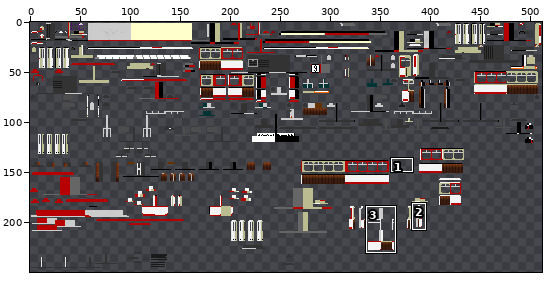
One commit to this sprite sheet: src/main/resources/assets/tc/textures/trains/Duewag_GT6ER_Red.png. Above, an overview of the earlier version with the close-up marked.
Close-up. Earlier state:
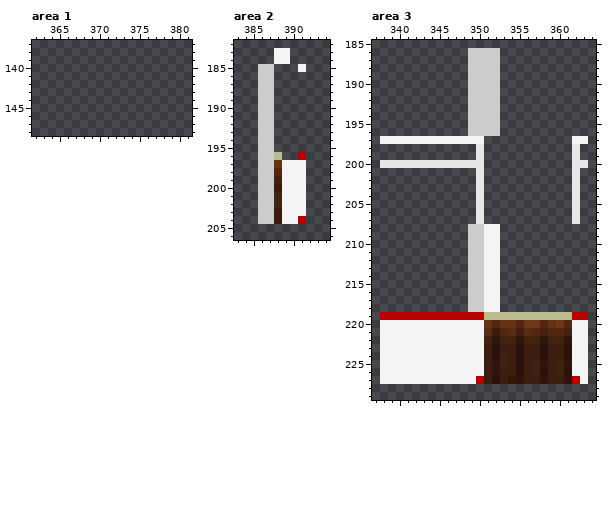
The file is 512x256 pixels. Colours within 5 levels of each other are drawn and written as one. Shown: area 1: x 362..381, y 137..148; area 2: x 383..394, y 182..206; area 3: x 337..364, y 185..229. The wide view leaves out empty margins. The commit also changed other parts of the picture, which this record leaves out.
New version:
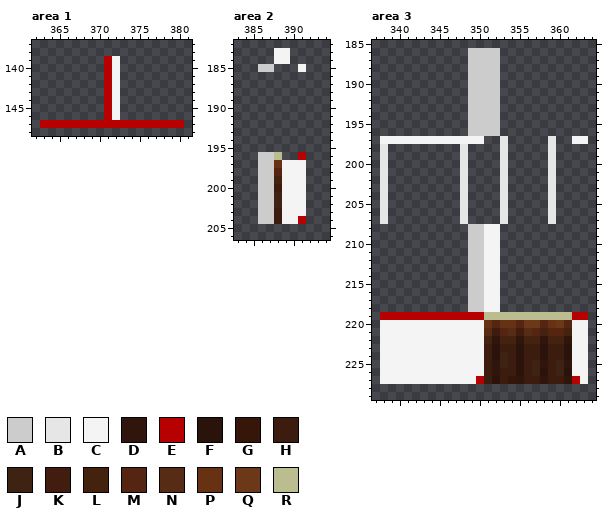
Palette (. is transparent): A #cccccc  B #e6e6e6  C #f4f4f4  D #30150d  E #b70000  F #2a130a  G #361608  H #3c1c0e  J #3e2212  K #421c0f  L #442210  M #562512  N #572c15  P #663213  Q #6c3918  R #bcbc91
Diff:
--- area 1
@@ x 362..381 @@
 138 ....................
-139 ....................
-140 ....................
-141 ....................
-142 ....................
-143 ....................
-144 ....................
-145 ....................
-146 ....................
-147 ....................
+139 .........EC.........
+140 .........EC.........
+141 .........EC.........
+142 .........EC.........
+143 .........EC.........
+144 .........EC.........
+145 .........EC.........
+146 .........EC.........
+147 .EEEEEEEEEEEEEEEEEE.
 148 ....................
--- area 2
@@ x 384..389 @@
 185 ..AA..
-186 ..AA..
-187 ..AA..
-188 ..AA..
-189 ..AA..
-190 ..AA..
-191 ..AA..
-192 ..AA..
-193 ..AA..
-194 ..AA..
-195 ..AA..
+186 ......
+187 ......
+188 ......
+189 ......
+190 ......
+191 ......
+192 ......
+193 ......
+194 ......
+195 ......
 196 ..AAR.
--- area 3
@@ x 337..364 @@
 196 ............AAAA............
-197 .CCCCCCCCCCCCC...........CC.
-198 .............B...........B..
-199 .............B...........B..
-200 .BBBBBBBBBBBBB...........BB.
-201 .............B...........B..
-202 .............B...........B..
-203 .............B...........B..
-204 .............B...........B..
-205 .............B...........B..
-206 .............B...........B..
-207 .............B...........B..
+197 .CCCCCCCCCCCCC..B.....B..CC.
+198 .B.........B....B.....B.....
+199 .B.........B....B.....B.....
+200 .B.........B....B.....B.....
+201 .B.........B....B.....B.....
+202 .B.........B....B.....B.....
+203 .B.........B....B.....B.....
+204 .B.........B....B.....B.....
+205 .B.........B....B.....B.....
+206 .B.........B....B.....B.....
+207 .B.........B....B.....B.....
 208 ............AACC............
Where, in picture pixels (left, top, right, bottom), the same in both close-ups:
added: (40, 56, 184, 128)
erased: (258, 72, 274, 152)
changed: (380, 136, 508, 224)
changed: (548, 136, 588, 224)
